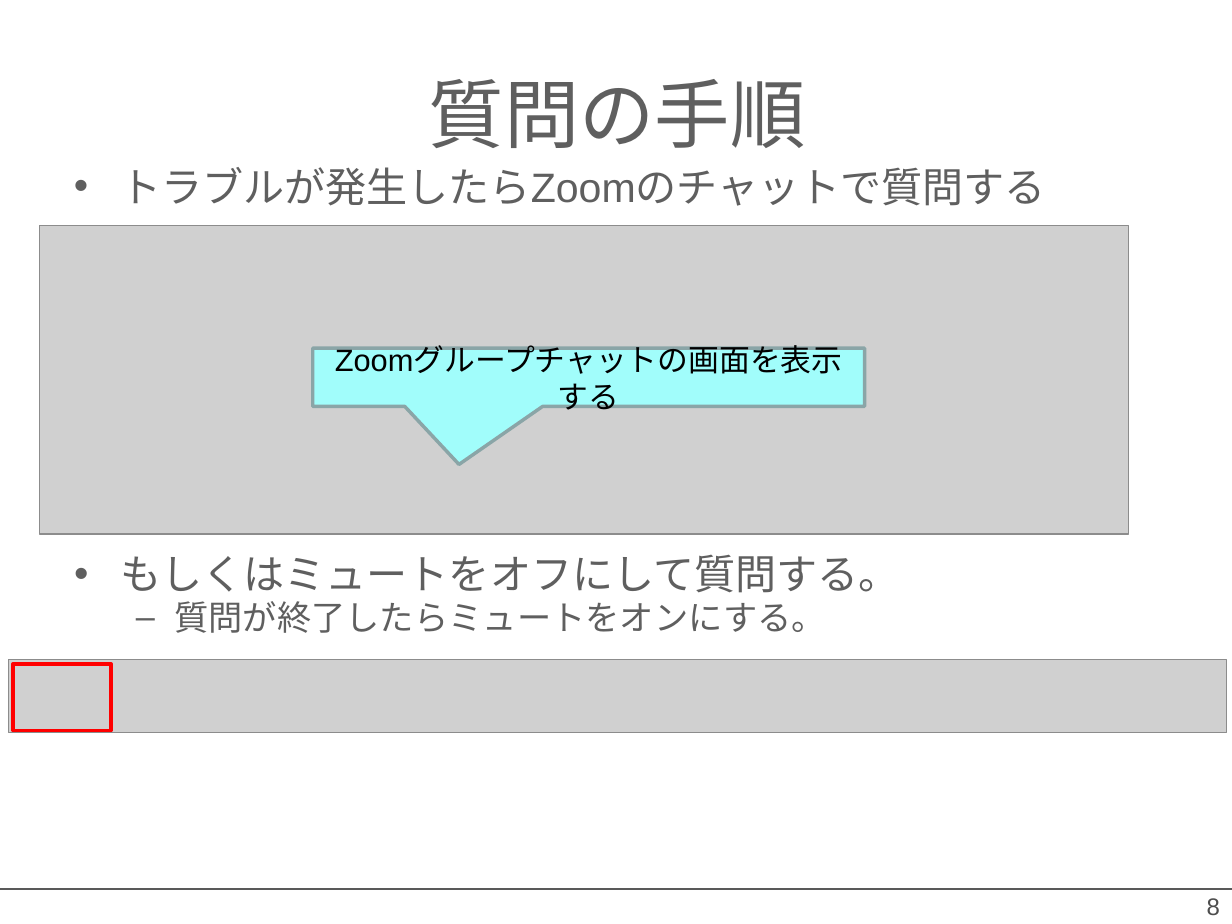
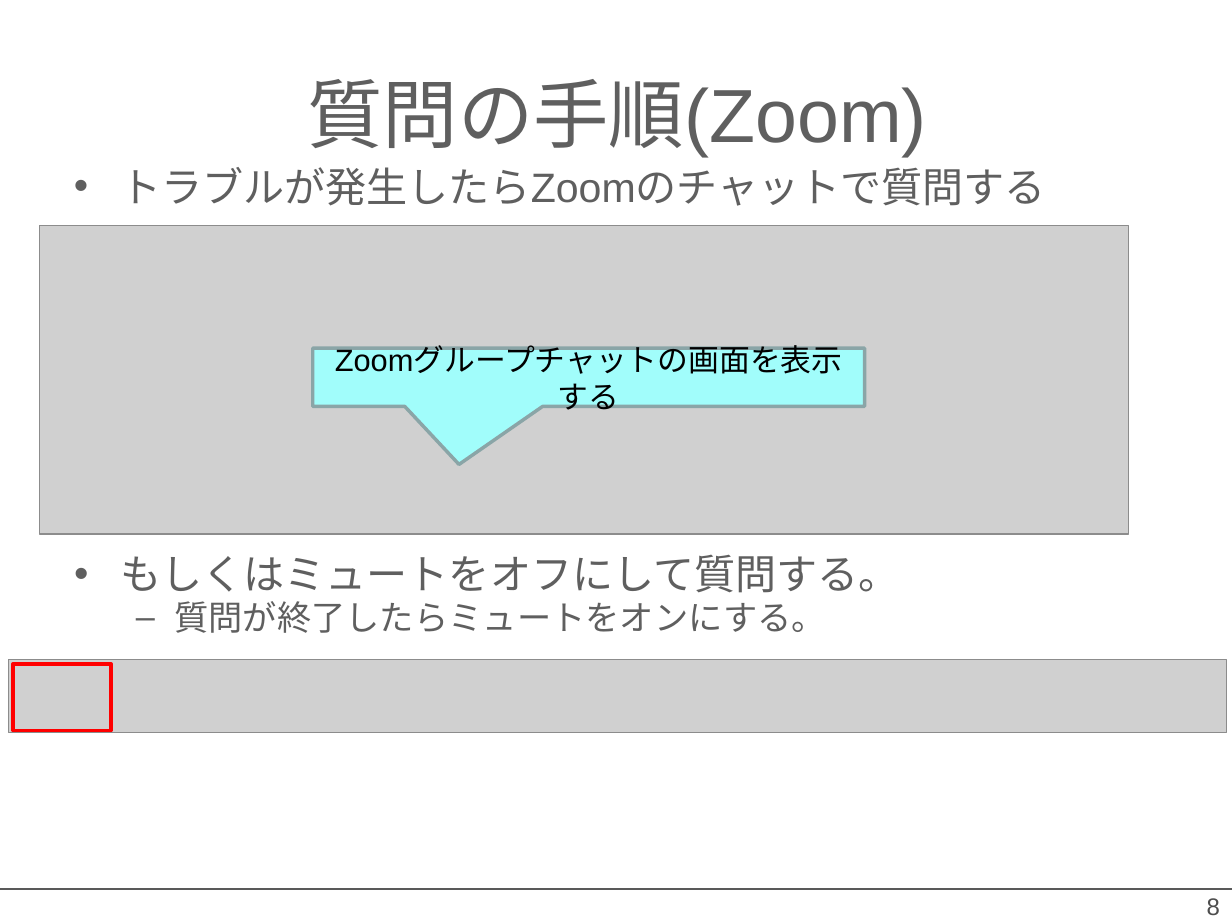
Before and after one commit to OpenRTM/RTM_Tutorial, a slide deck: slide 8 of ppt/インストールの確認_online.pptx. Drawn at 1232x924 pixels with LibreOffice and Linux fonts; fonts in the diff are those of the drawing; grey boxes stand for pictures; background and template pictures are left out. Boxes give left, top, right and bottom in pixels: in the first picture for what was removed or moved away, otherwise in the second. Text is boxed around its words. In the diff, an @@ line names an element or a change of style, - is before the commit and + after.

```diff
--- a/ppt/インストールの確認_online.pptx
+++ b/ppt/インストールの確認_online.pptx
@@ title at [308,79,927,158]: text changed @@
-質問の手順
+質問の手順(Zoom)
```
Also in this commit, not shown: 2 other slides changed, 3 slides added.
